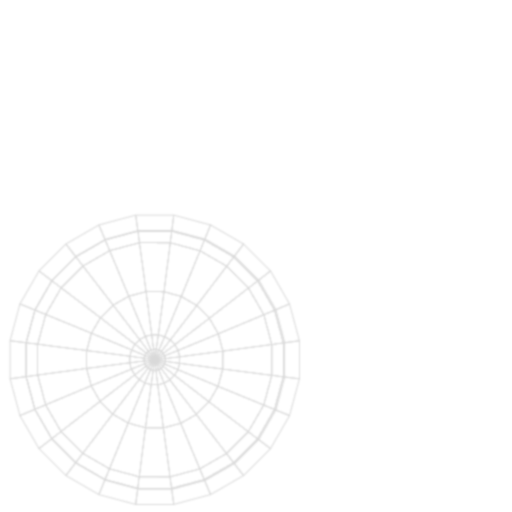
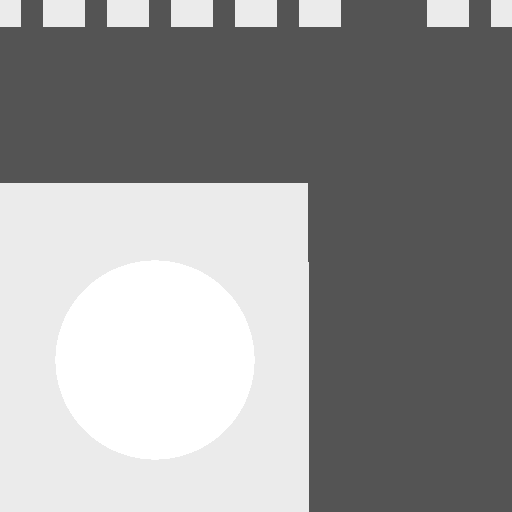
Layer changes from the first 512×512 image to the second:
showed "Warstwa #3", painted on it over <box>0,0,512,512</box>
hid "Warstwa #6" over <box>0,0,512,512</box>
hid "Warstwa #5" over <box>9,214,300,505</box>
hid "Warstwa #4" over <box>0,0,512,512</box>
hid "Warstwa #1", painted on it over <box>0,0,512,512</box>
hid "Warstwa #2" over <box>0,0,512,512</box>
hid "Warstwa" over <box>0,188,327,512</box>
